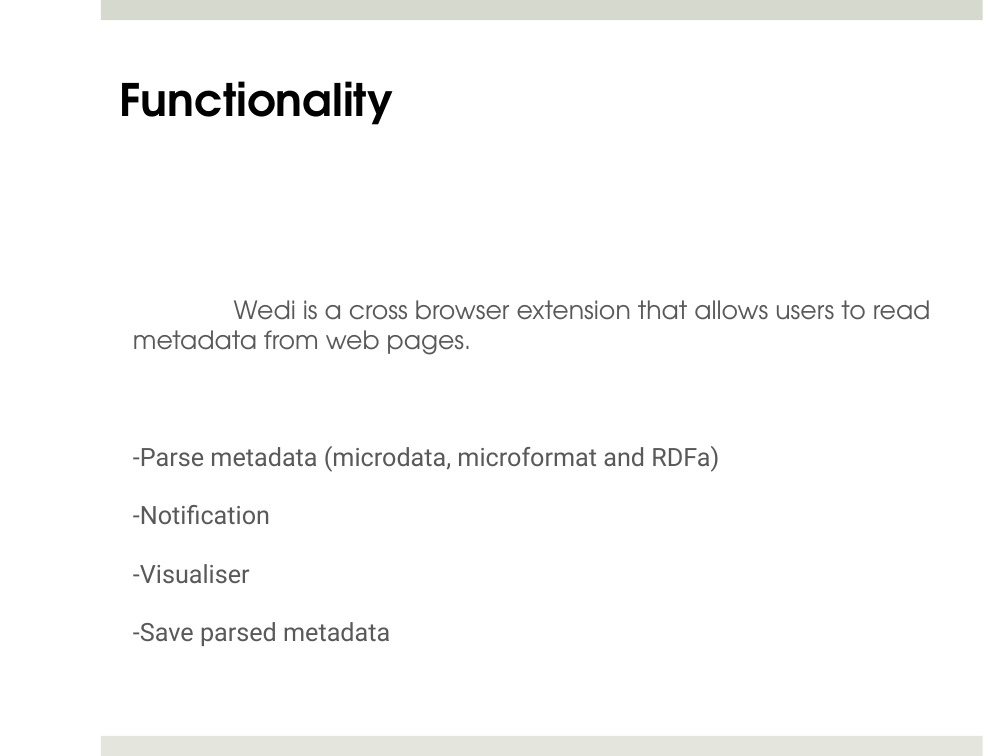
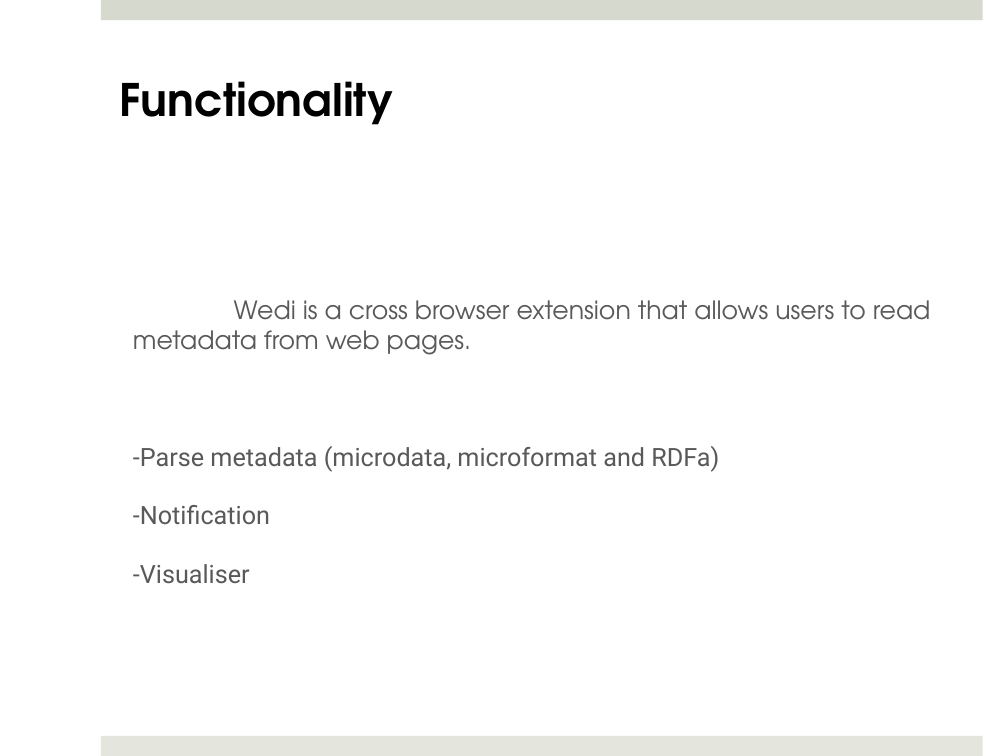
Before and after one commit to mdeaconu/wedi, a slide deck: slide 5 of presentation/wedi_wade.pptx. Drawn at 1008x756 pixels with LibreOffice and Linux fonts; fonts in the diff are those of the drawing. Boxes give left, top, right and bottom in pixels: in the first picture for what was removed or moved away, otherwise in the second. Text is boxed around its words. In the diff, an @@ line names an element or a change of style, - is before the commit and + after.

```diff
--- a/presentation/wedi_wade.pptx
+++ b/presentation/wedi_wade.pptx
@@ text at [133,622,390,646]: paragraph removed @@
--Save parsed metadata
```
Also in this commit, not shown: 2 other slides changed, 5 slides added, 2 other files.
